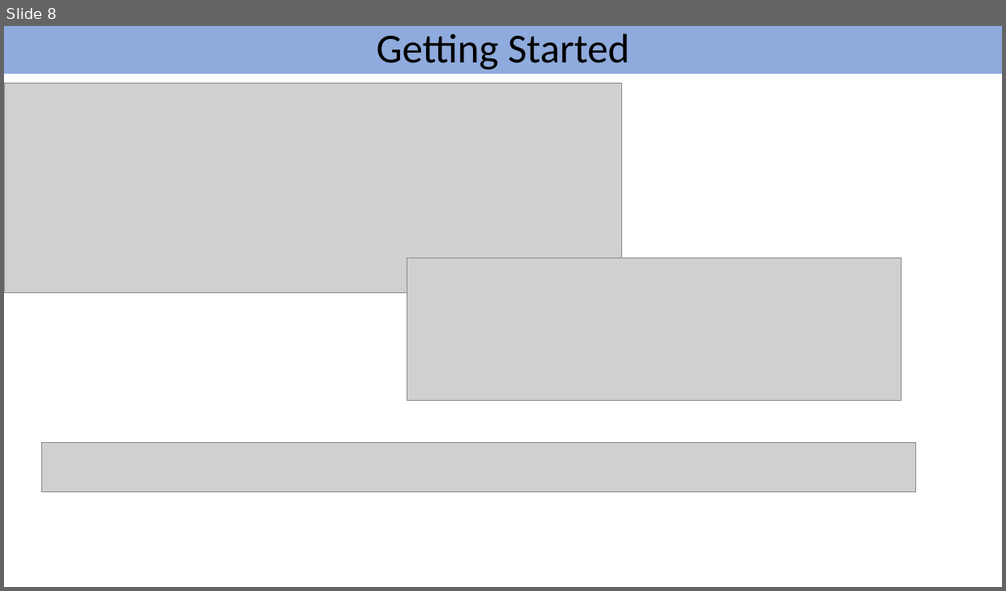
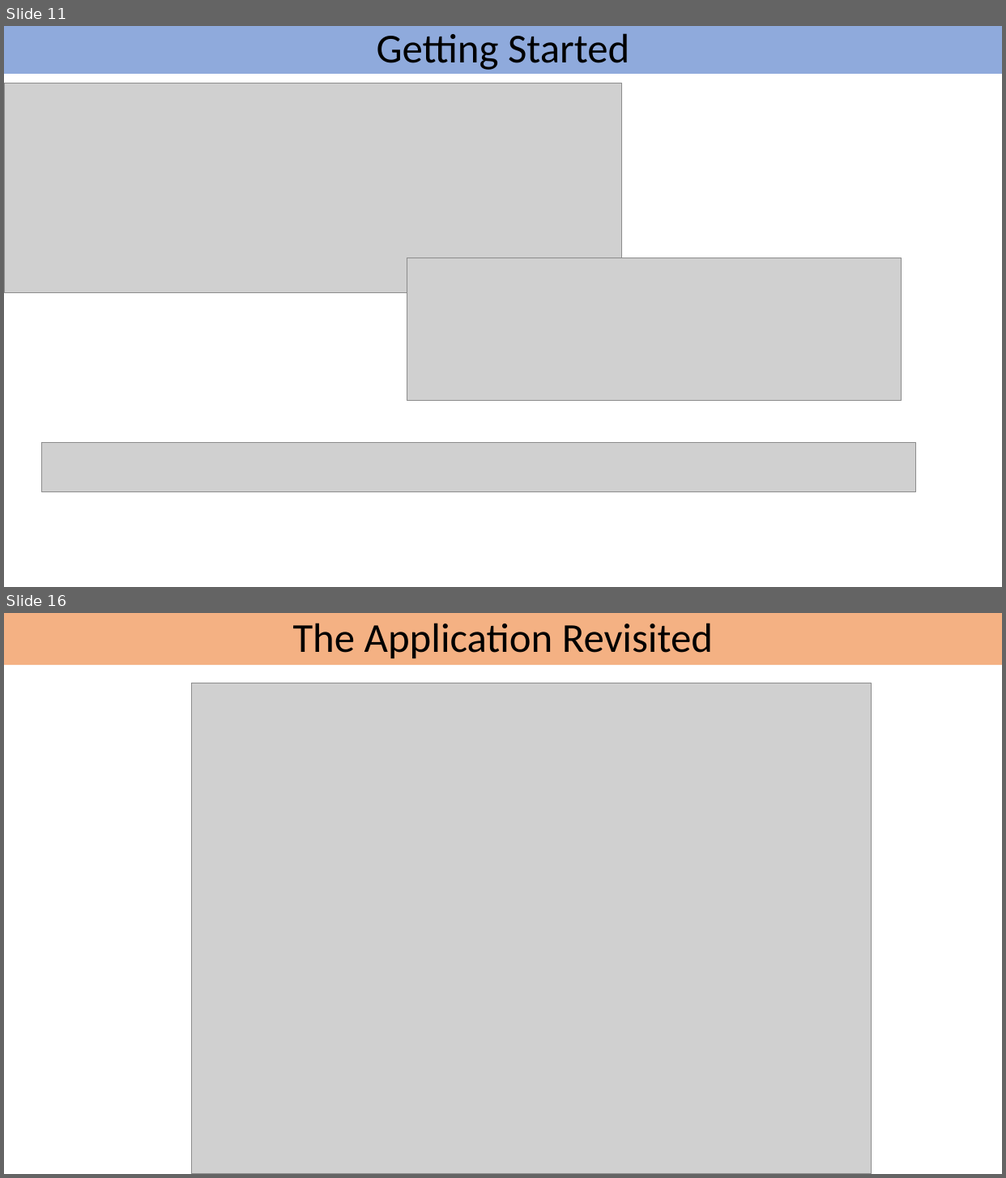
Before and after one commit to DavidBetteridge/ElasticSearchTalk, a slide deck: Elastic Search Talk.pptx. Shown one above the other, each under a label of ours: slide 8 before the commit, slides 11 and 16 after it; the slides between them are not shown. The pictures are 1006x591 and 1006x1178 pixels, drawn with LibreOffice and Linux fonts; fonts in the diff are those of the drawing; grey boxes stand for pictures. Boxes give left, top, right and bottom in pixels: in the first picture for what was removed or moved away, otherwise in the second. Text is boxed around its words. In the diff, an @@ line names an element or a change of style, - is before the commit and + after.

```diff
--- a/Elastic Search Talk.pptx
+++ b/Elastic Search Talk.pptx
@@ slide 16 added at [4, 613, 1002, 1174], background #FFFFFF @@
@@ title added at [4, 613, 1002, 665], fill #F4B183, 39.6 pt, text #000000 @@
+The Application Revisited
@@ picture added at [192, 683, 872, 1174] @@
@@ what was slide 8 is now slide 11 @@
```
Also in this commit, not shown: 1 slide changed, 13 other slides added, 3 slides removed, 25 other files.
